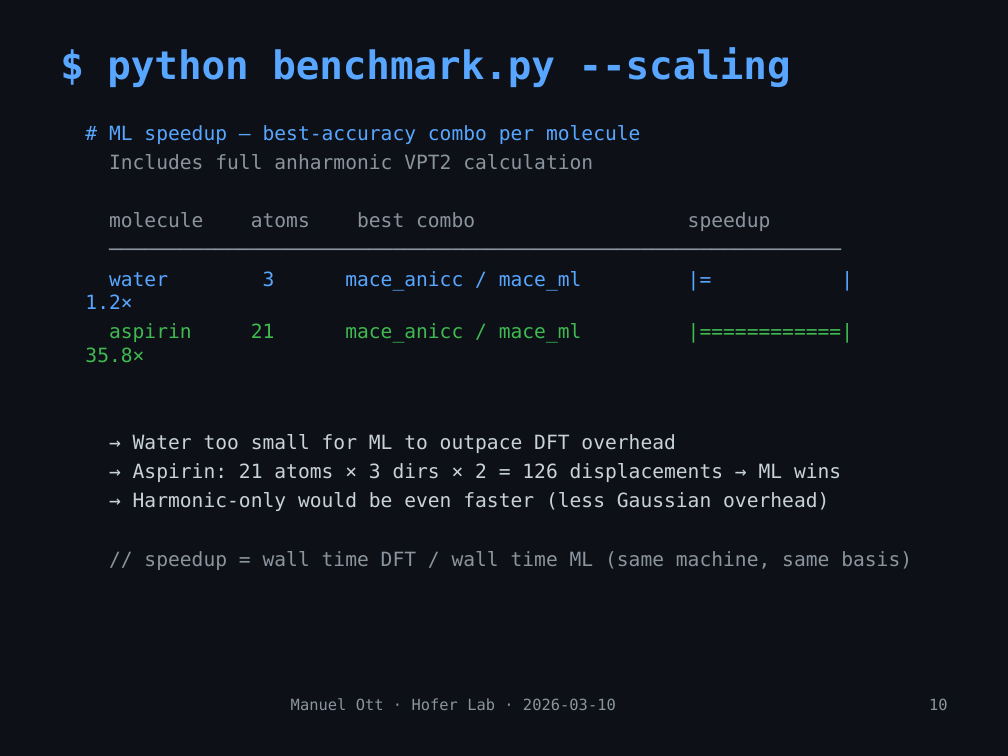
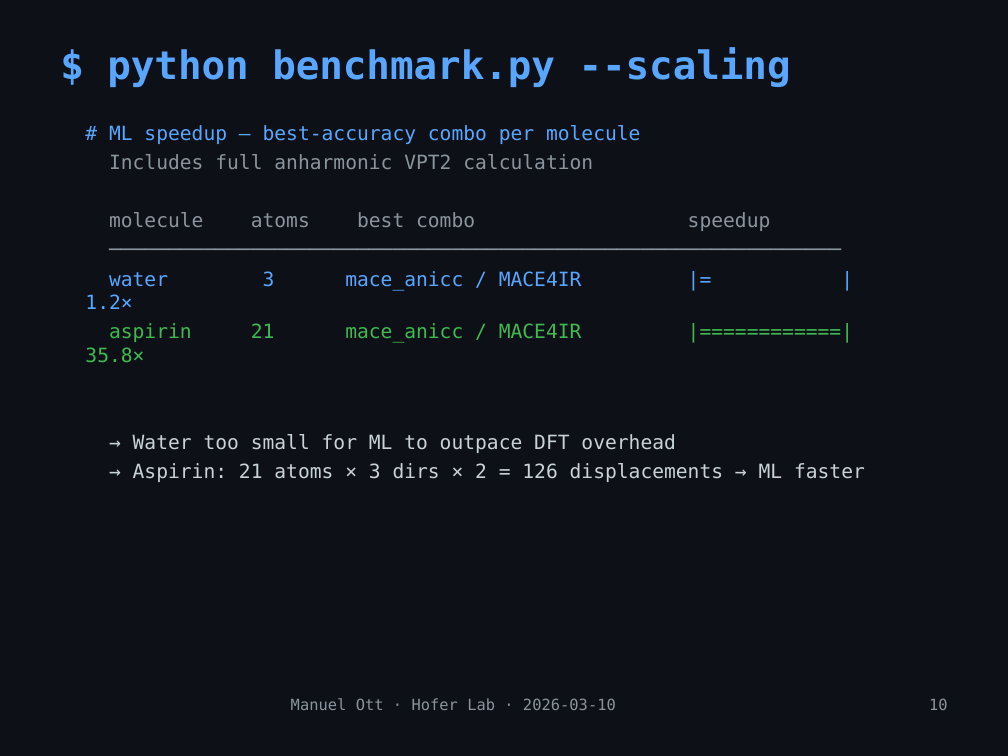
Before and after one commit to mott91/mace_gaussian_interface, a slide deck: slide 11 of presentation/presentation_v2.pptx. Drawn at 1008x756 pixels with LibreOffice and Linux fonts; fonts in the diff are those of the drawing. Boxes give left, top, right and bottom in pixels: in the first picture for what was removed or moved away, otherwise in the second. Text is boxed around its words. In the diff, an @@ line names an element or a change of style, - is before the commit and + after.

```diff
--- a/presentation/presentation_v2.pptx
+++ b/presentation/presentation_v2.pptx
@@ text at box(85, 271, 582, 363): text changed @@
-water 3 mace_anicc / mace_ml |= | 1.2×
-aspirin 21 mace_anicc / mace_ml |============| 35.8×
+water 3 mace_anicc / MACE4IR |= | 1.2×
+aspirin 21 mace_anicc / MACE4IR |============| 35.8×
@@ text at box(133, 463, 865, 482): text changed @@
-→ Aspirin: 21 atoms × 3 dirs × 2 = 126 displacements → ML wins
-→ Harmonic-only would be even faster (less Gaussian overhead)
-// speedup = wall time DFT / wall time ML (same machine, same basis)
+→ Aspirin: 21 atoms × 3 dirs × 2 = 126 displacements → ML faster
```
Also in this commit, not shown: 8 other slides changed, 1 other file.
